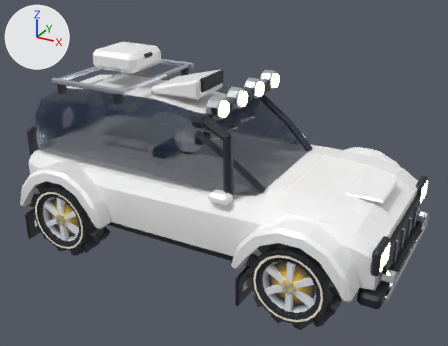
An edit to the glTF model ui/3d/aura-drift/v1/car-tundra.glb, drawn before and after from the same camera.
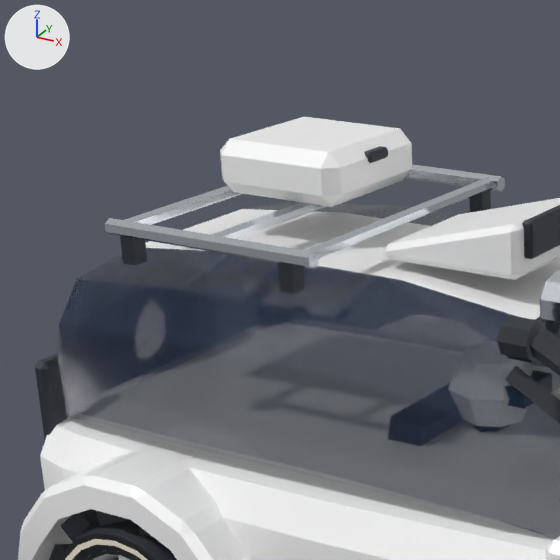
There are two pictures of each version: one whole from a camera (50 mm lens) standing at (2.88, -5.11, 3.38) and looking at (0.1, -0.05, 0.84), one close up on the part from 3% to 48% of the width and 0% to 58% of the height. Lighting does not change. The marker at upper left points along +X, +Y and +Z. The last two pictures show the newer version. Vertices at exactly the same position are counted once.

In view in the first close-up: 'body', 'wheel_rr'.
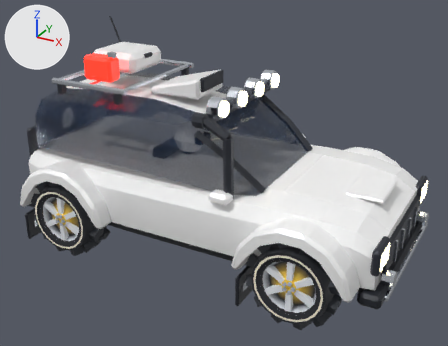
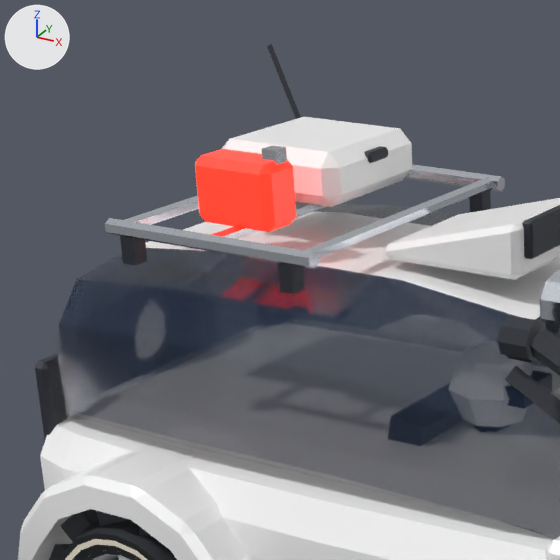
Scene script edits in JSON lines:
```json
{"block": "me_body", "where": "# used by ob_body; location = (0.0, 0.0, 0.0)"}
{"block": "me_body", "where": "# verts and faces of me_body; kept vertices keep their numbers, new ones are numbered from 2148"}
{"op": "remove", "block": "me_body", "code": "me_body.from_pydata(...)  # 2148 vertices, 3992 faces; spans x -2.09..2.02, y -1.06..1.06, z 0.07..1.96"}
{"op": "add", "block": "me_body", "code": "me_body.from_pydata(...)  # 2188 vertices, 4060 faces; spans x -2.09..2.02, y -1.06..1.06, z 0.07..2.19"}
{"block": "me_body", "change": "me_body part 1: a new loose piece, a box spanning x -1.01..-0.95, y -0.39..-0.33, z 1.965..2.015, in mat_chrome"}
{"block": "me_body", "change": "me_body part 2: a new loose piece of 24 vertices spanning x -1.29..-0.95, y -0.45..-0.27, z 1.73..1.97, in mat_brake_light"}
{"block": "me_body", "change": "me_body part 3"}
{"op": "add", "block": "me_body", "code": "verts[2148] = (-1.68, 0.53, 2.18)  # pixel (271, 44)"}
{"op": "add", "block": "me_body", "code": "verts[2149] = (-1.69, 0.52, 2.17)  # pixel (266, 46)"}
{"op": "add", "block": "me_body", "code": "verts[2150] = (-1.68, 0.51, 2.18)  # pixel (267, 45)"}
{"op": "add", "block": "me_body", "code": "verts[2151] = (-1.67, 0.52, 2.19)  # pixel (271, 44)"}
{"op": "add", "block": "me_body", "code": "for new, old in zip([*range(2152, 2156)], [*range(2148, 2152)]): verts[new] = verts[old] + (0.2, 0.0, -0.46)"}
{"op": "add", "block": "me_body", "code": "faces += [(2153, 2155, 2154), (2152, 2155, 2153), (2148, 2149, 2150), (2148, 2150, 2151), (2149, 2152, 2153), (2148, 2152, 2149)]  # mat_trim"}
{"op": "add", "block": "me_body", "code": "faces += [(2150, 2153, 2154), (2149, 2153, 2150), (2151, 2154, 2155), (2150, 2154, 2151), (2148, 2155, 2152), (2148, 2151, 2155)]  # mat_trim"}
```

Boxes (x1, y1, x2, y2) around the edits, measured in the close-ups (560 x 560 px):
```json
{"object": "body", "change": "reshaped", "before": [18, 117, 560, 560], "after": [18, 44, 560, 560]}
{"part": 1, "of": "me_body", "change": "added", "after": [261, 145, 287, 165]}
{"part": 2, "of": "me_body", "change": "added", "after": [195, 149, 296, 232], "on screen": "red"}
{"part": 3, "of": "me_body", "change": "added", "after": [267, 44, 301, 119]}
```
